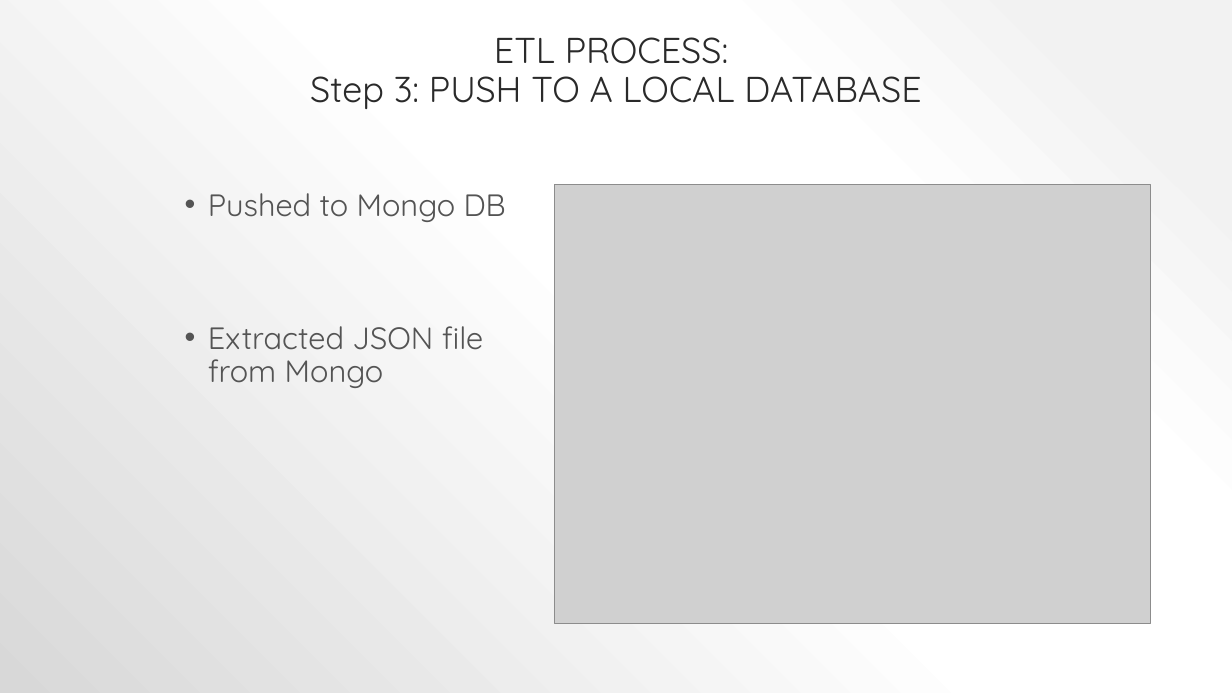
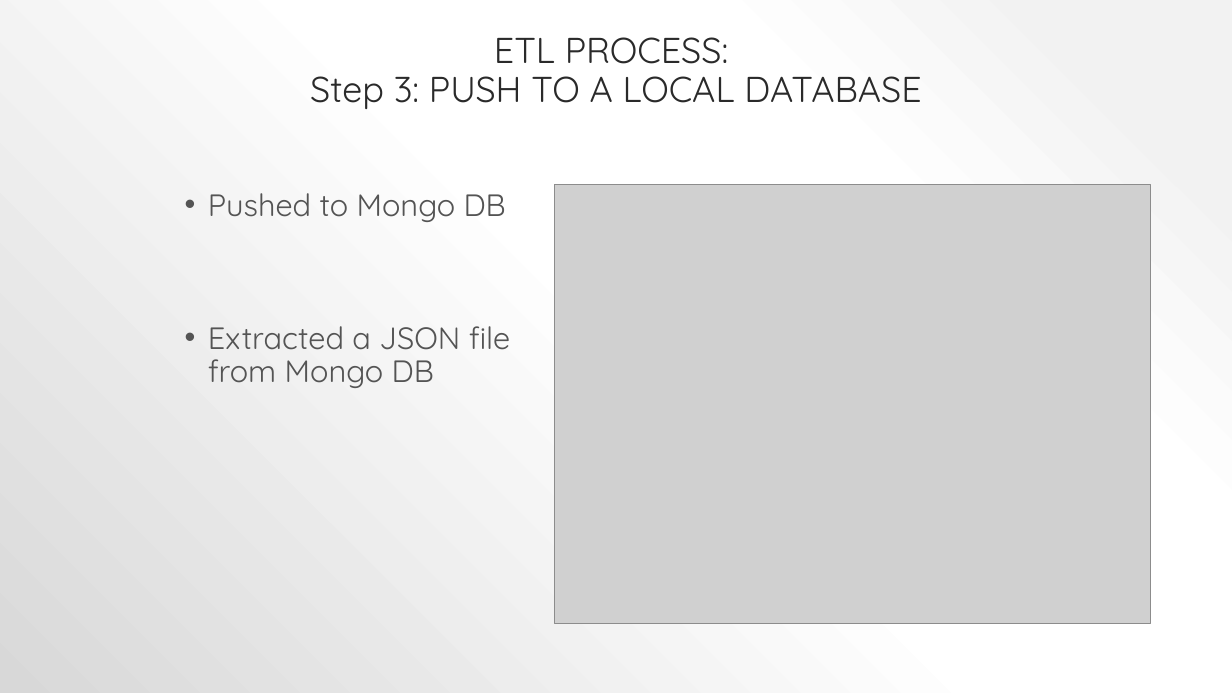
Before and after one commit to zacohen/PokemonGO, a slide deck: slide 4 of If I Was a Pokémon (1).pptx. Drawn at 1232x693 pixels with LibreOffice and Linux fonts; fonts in the diff are those of the drawing; grey boxes stand for pictures. Boxes give left, top, right and bottom in pixels: in the first picture for what was removed or moved away, otherwise in the second. Text is boxed around its words. In the diff, an @@ line names an element or a change of style, - is before the commit and + after.

```diff
--- a/If I Was a Pokémon (1).pptx
+++ b/If I Was a Pokémon (1).pptx
@@ text at bbox=[208, 326, 510, 388]: text changed @@
-• Extracted JSON file from Mongo
+• Extracted a JSON file from Mongo DB
```
Also in this commit, not shown: 4 other slides changed.
